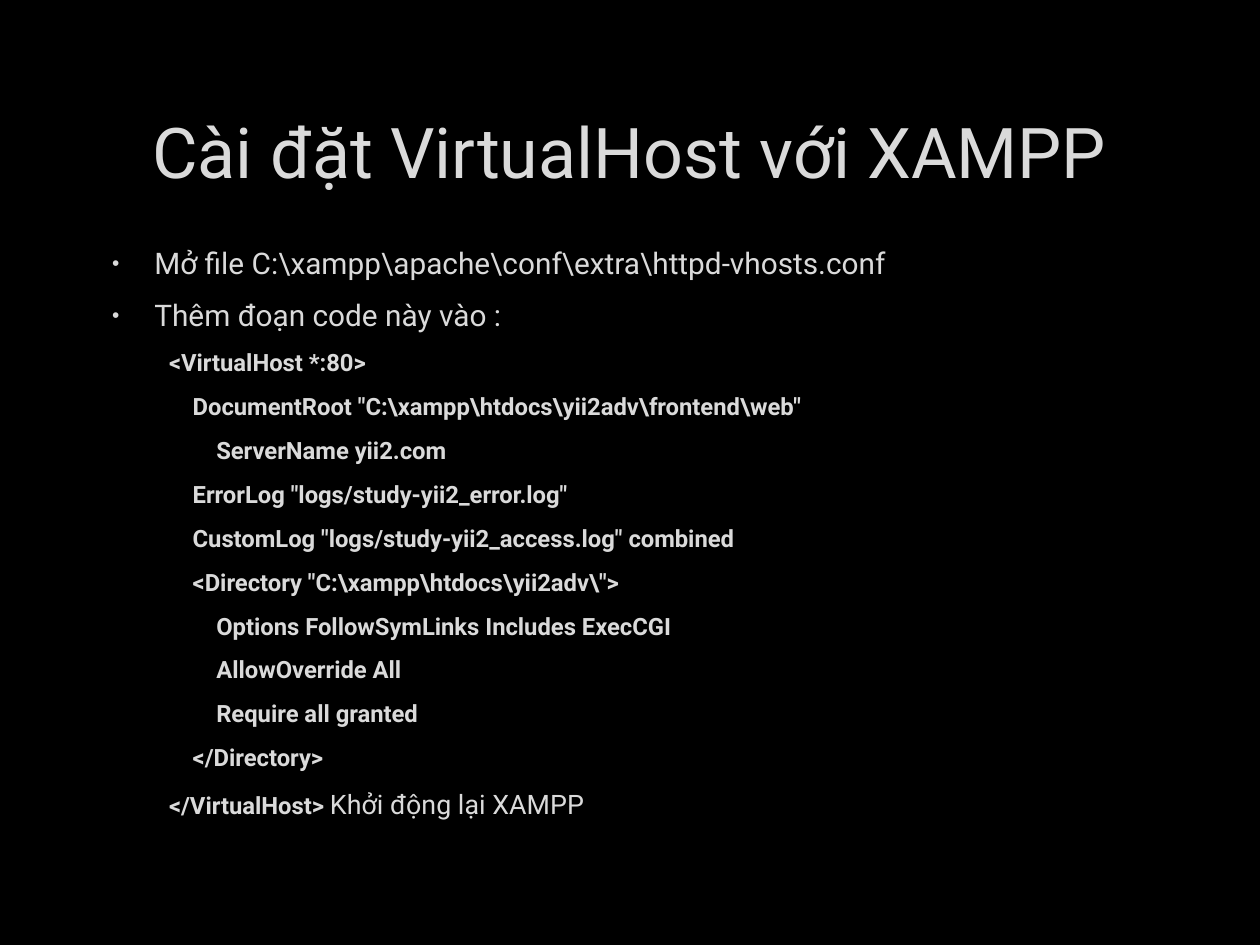
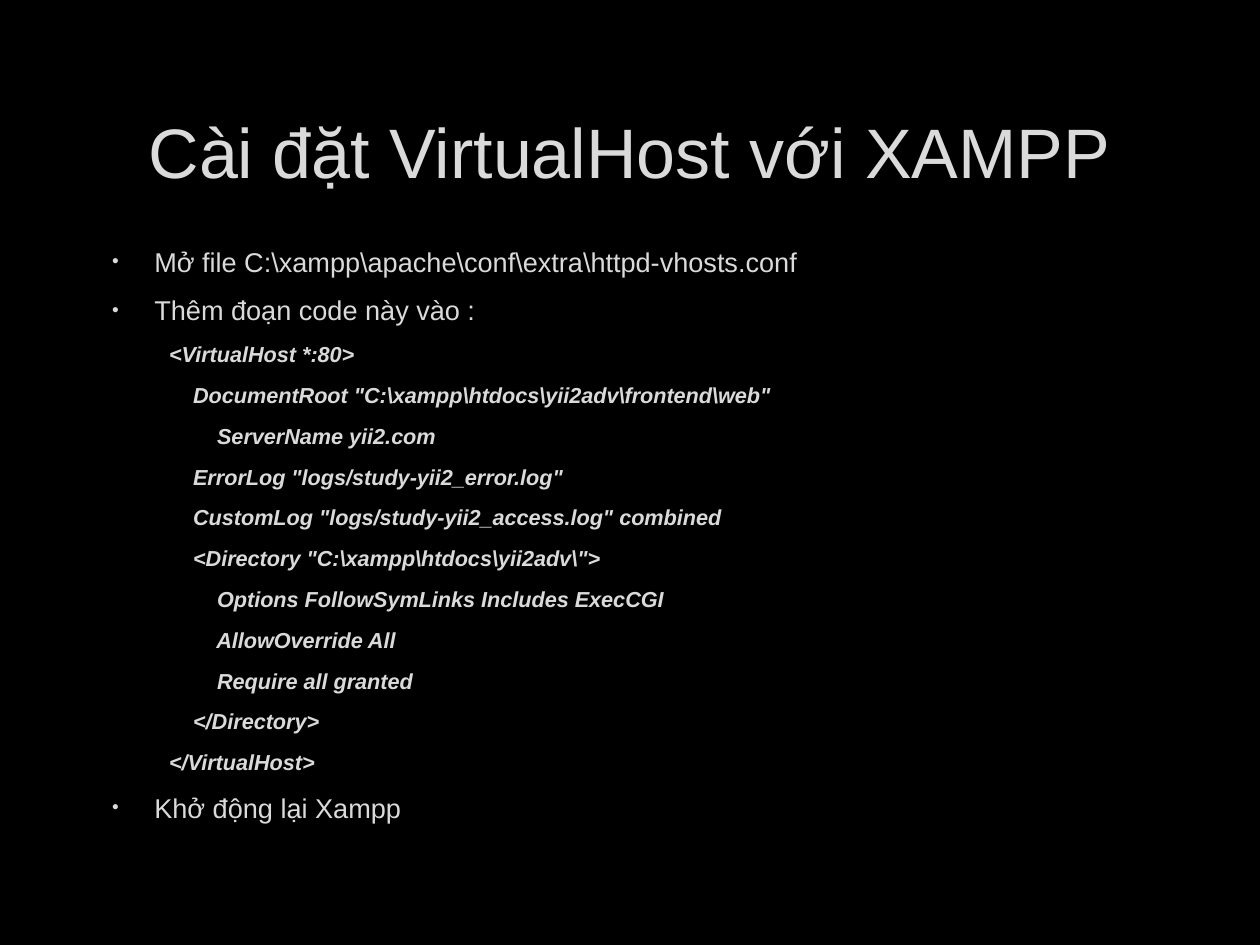
Before and after one commit to deviknight/php, a slide deck: slide 23 of Yii-Framwork.pptx (slide 18 before the commit). Drawn at 1260x945 pixels with LibreOffice and Linux fonts; fonts in the diff are those of the drawing; background and template pictures are left out. Boxes give left, top, right and bottom in pixels: in the first picture for what was removed or moved away, otherwise in the second. Text is boxed around its words. In the diff, an @@ line names an element or a change of style, - is before the commit and + after.

```diff
--- a/Yii-Framwork.pptx
+++ b/Yii-Framwork.pptx
@@ title "Cài đặt VirtualHost với XAMPP" at [149,126,1110,189]: font Roboto to Arial @@
@@ text at [154,251,797,734]: size 17 to 15.5 pt in "Mở file C:\xampp\apache\conf\extra\httpd-vhosts.conf", "Thêm đoạn code này vào :"; font Roboto to Arial; size 13.6 to 12.4 pt, italic on in "<VirtualHost *:80>", "DocumentRoot "C:\xampp\htdocs\yii2adv\frontend\web"", "ServerName yii2.com", "ErrorLog "logs/study-yii2_error.log"" and 6 more places @@
@@ text at [169,754,315,771]: text changed; size 15.3 to 15.5 pt; font Roboto to Arial @@
-  </VirtualHost> Khởi động lại XAMPP
+  </VirtualHost>
+• Khở động lại Xampp
```
Also in this commit, not shown: 19 other slides changed, 9 slides added, 2 slides removed, 2 other files.
